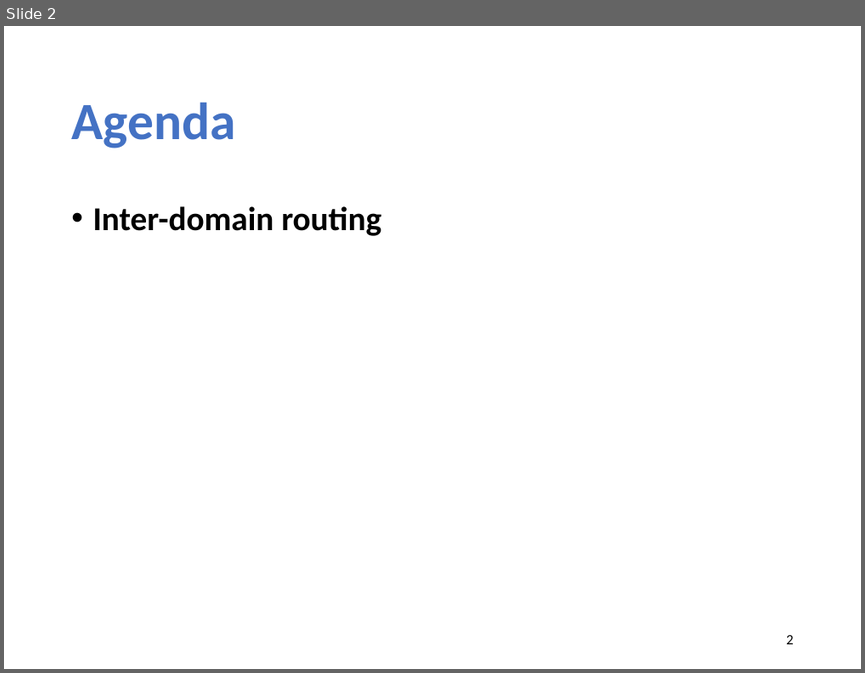
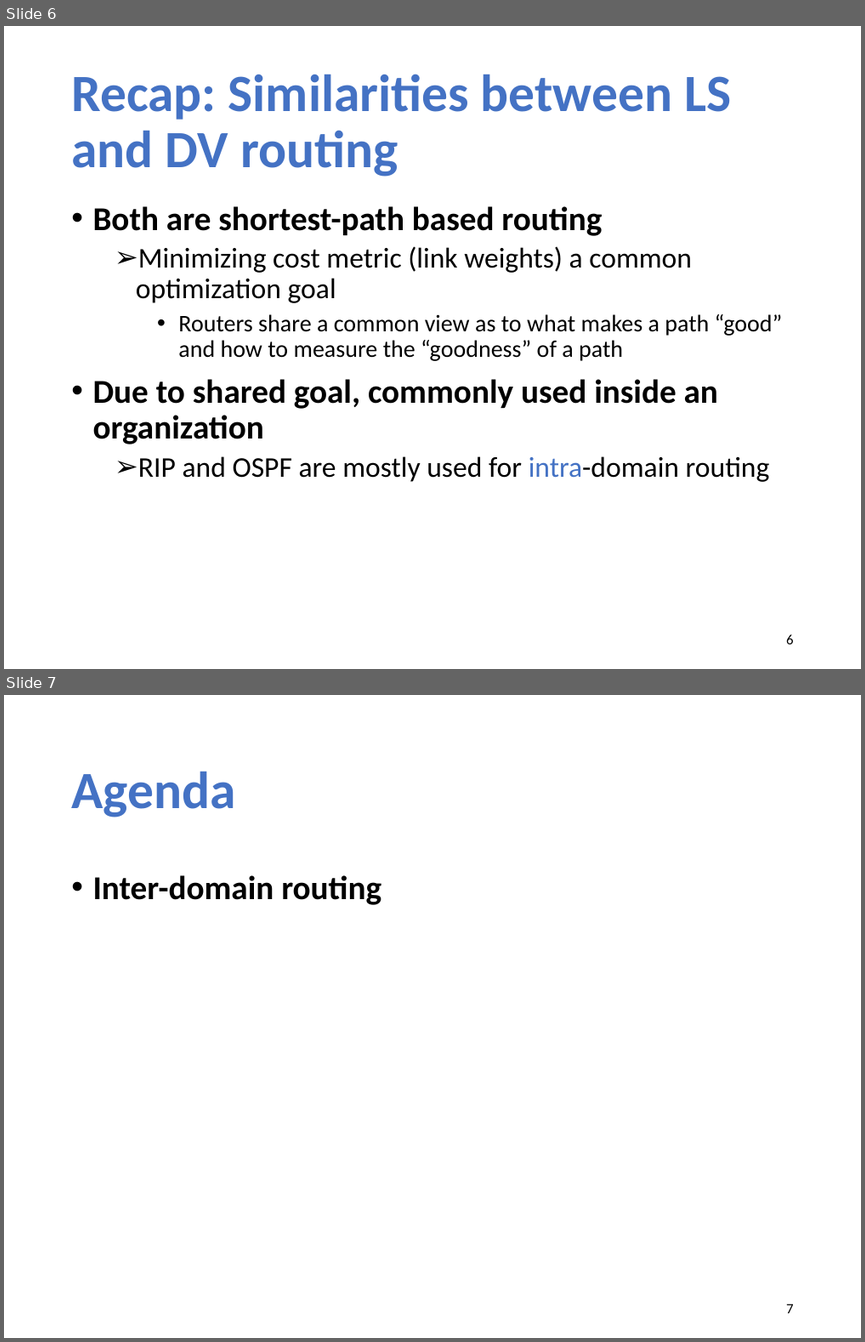
Before and after one commit to xinjin/course-net, a slide deck: slides/lec14_interdomain.pptx. Shown one above the other, each under a label of ours: slide 2 before the commit, slides 6 and 7 after it. The pictures are 865x673 and 865x1342 pixels, drawn with LibreOffice and Linux fonts; fonts in the diff are those of the drawing. Boxes give left, top, right and bottom in pixels: in the first picture for what was removed or moved away, otherwise in the second. Text is boxed around its words. In the diff, an @@ line names an element or a change of style, - is before the commit and + after.

```diff
--- a/slides/lec14_interdomain.pptx
+++ b/slides/lec14_interdomain.pptx
@@ slide 6 added at [4, 26, 861, 669], background #FFFFFF @@
@@ title added at [71, 74, 731, 176], 44 pt, text #4472C4, bold @@
+Recap: Similarities between LS and DV routing
@@ text added at [93, 206, 783, 482], 24 pt, text #000000 @@
+• Both are shortest-path based routing
+  ➢ Minimizing cost metric (link weights) a common optimization goal
+    • Routers share a common view as to what makes a path “good” and how to measure the “goodness” of a path
+• Due to shared goal, commonly used inside an organization
+  ➢ RIP and OSPF are mostly used for intra-domain routing
@@ page number added at [786, 634, 793, 644], 12 pt, text #000000 @@
+6
@@ what was slide 2 is now slide 7 @@
@@ page number at [786, 1304, 793, 1313]: text changed @@
-2
+7
```
Also in this commit, not shown: 1 slide changed, 4 other slides added, 19 other files.
